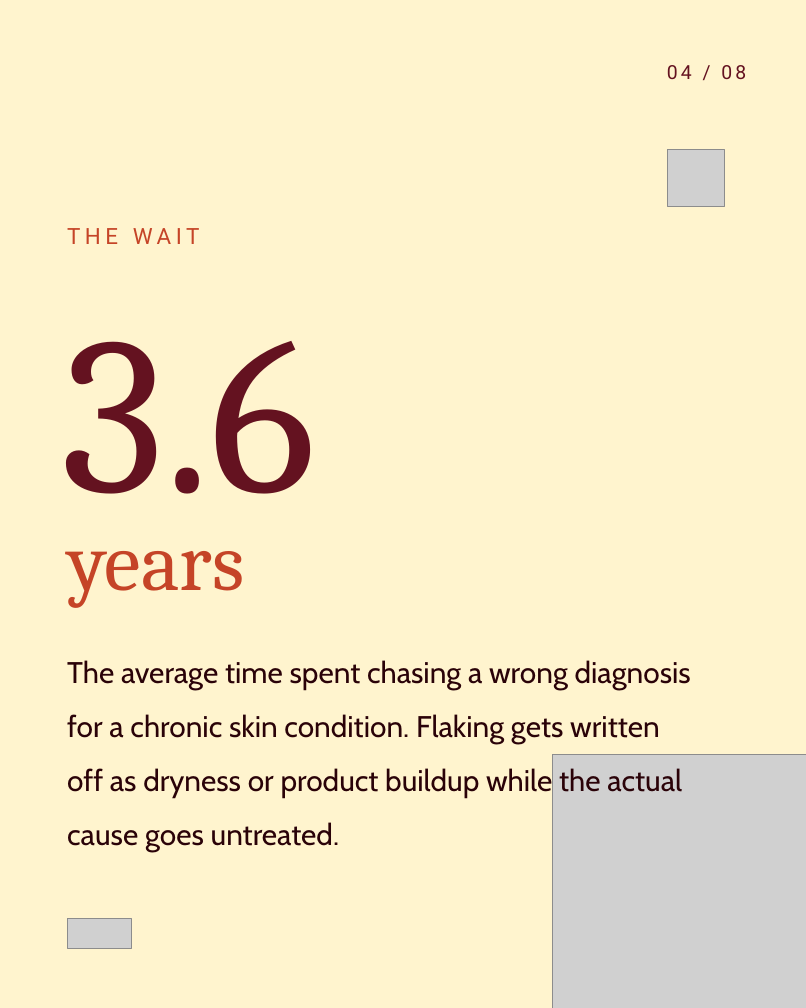
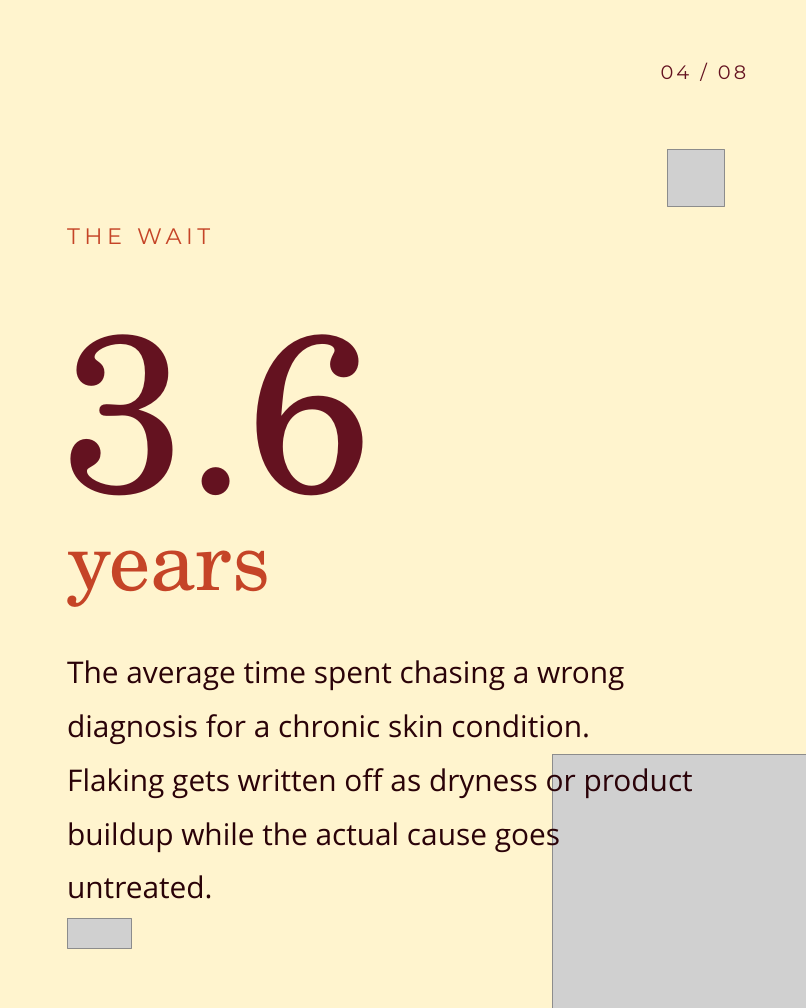
Before and after one commit to kwamenasworld-cloud/Kyn-skyn, a slide deck: slide 4 of ads/2026-06/kynskyn-scalp-carousel.pptx. Drawn at 806x1008 pixels with LibreOffice and Linux fonts; fonts in the diff are those of the drawing; grey boxes stand for pictures. Boxes give left, top, right and bottom in pixels: in the first picture for what was removed or moved away, otherwise in the second. Text is boxed around its words. In the diff, an @@ line names an element or a change of style, - is before the commit and + after.

Commit message:
Carousel PPTX v2: Canva-safe fonts, fix CTA slide spacing

```diff
--- a/ads/2026-06/kynskyn-scalp-carousel.pptx
+++ b/ads/2026-06/kynskyn-scalp-carousel.pptx
@@ text "04 / 08" at <box>661,65,746,79</box>: font Roboto to Montserrat @@
@@ text "THE WAIT" at <box>67,228,210,244</box>: font Roboto to Montserrat @@
@@ text "3.6" at <box>61,334,372,558</box>: font Cambria to TeX Gyre Schola @@
@@ text "years" at <box>67,550,270,607</box>: font Cambria to TeX Gyre Schola @@
@@ text "The average time spent chasing ..." at <box>67,660,693,899</box>: font Cabin to Open Sans @@
```
Also in this commit, not shown: 7 other slides changed.
